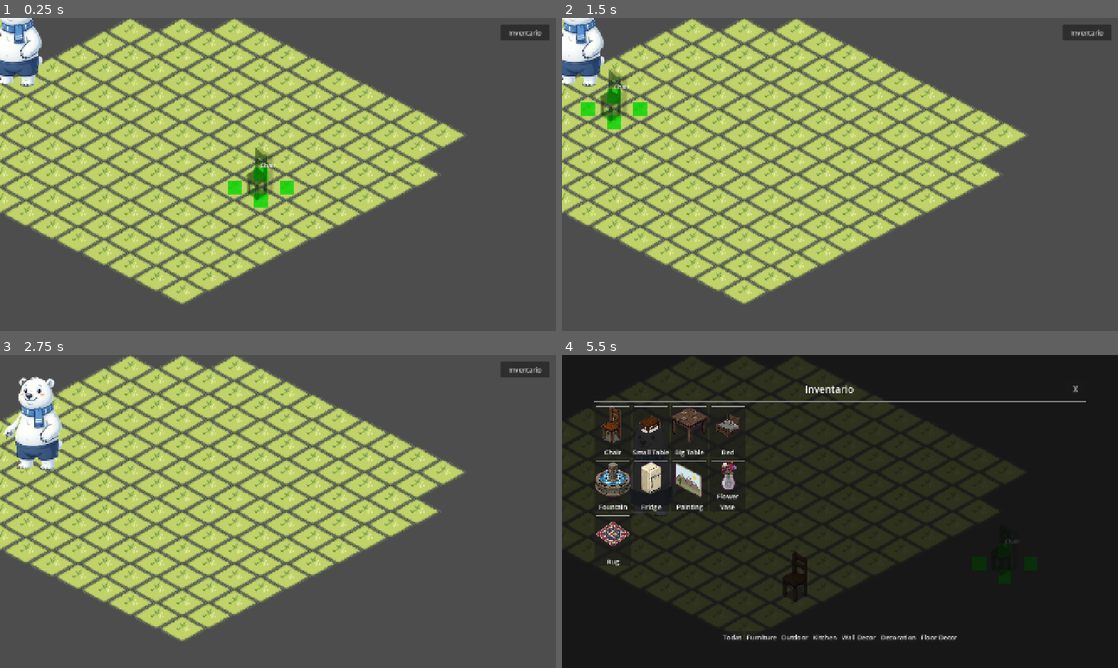
Above: before the commit, frames 1-4 (two rows, left to right).
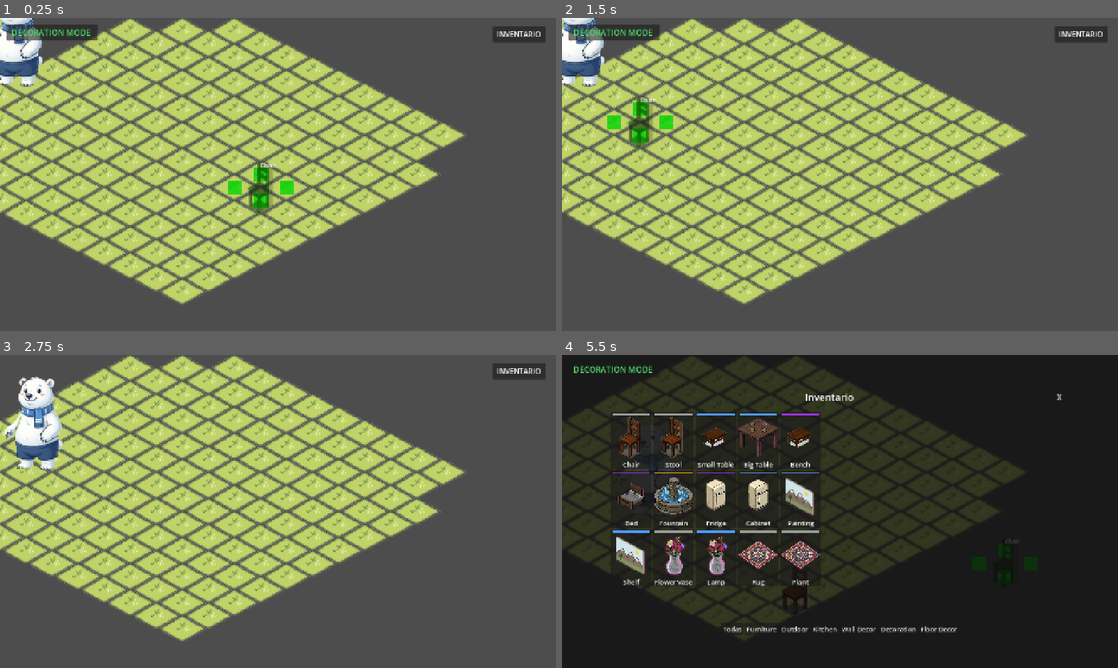
Above: after the commit, the same moments.

Repository: FernandoBATY/Polarv
Game: Godot game, scene res://scenes/world/game.tscn
Same seed, same stepped clock (60 frames per second), same inputs: the game is played once before the commit and once after it.
Inputs (mouse positions are in pixels of both pictures, inside the frame that each line leads up to; where the layout moved, square brackets give the same spot in the first picture):
- Up to frame 1 (0.25 s): no input
- Up to frame 2 (1.5 s): click "Inventario" (after the commit: "INVENTARIO") at 0.5 s; click (628, 102) [612, 93] at 1.25 s
- Up to frame 3 (2.75 s): tap Enter at 2 s; move the mouse to (400, 495) at 2.02 s; hold D from 2.03 s (still down); tap Delete at 2.1 s; click (400, 495) at 2.17 s; tap Backspace at 2.3 s
- Up to frame 4 (5.5 s): move the mouse to (728, 527) at 2.77 s; release D at 2.78 s; tap Backspace at 2.85, 3.8, 4.35, 5.3 s; click (728, 527) at 2.92 s; tap Delete at 3.05, 3.6, 4.55 s; move the mouse to (895, 442) at 3.52 s; hold D 3.53-5.03 s; click (895, 442) at 3.67 s; tap Space at 4.25 s; move the mouse to (812, 574) at 4.27 s; click (812, 574) at 4.42 s; tap Enter at 5 s; move the mouse to (1006, 558) at 5.02 s; tap I at 5.1 s; click (1006, 558) at 5.17 s

The runs differ from the first frame. In frame 1, 1.6% of the frame differs, in the area x 1-99%, y 2-63%; in frame 2, 2.3%; in frame 3, 0.3%; in frame 4, 10%, in the area x 2-95%, y 3-92%.

Commit message:
polish: more furniture entries, visual feedback, HUD, UI theming, sprite centering

Diff:
--- a/scenes/ui/FurnitureSlot.tscn
+++ b/scenes/ui/FurnitureSlot.tscn
@@ -3,16 +3,17 @@
 [ext_resource type="Script" uid="uid://bepitqiy2ji2l" path="res://scripts/ui/FurnitureSlot.gd" id="1_t5154"]
 
 [node name="FurnitureSlot" type="Button"]
-custom_minimum_size = Vector2(90, 130)
+custom_minimum_size = Vector2(100, 140)
 offset_right = 8.0
 offset_bottom = 8.0
+mouse_default_cursor_shape = 2
 script = ExtResource("1_t5154")
 
 [node name="RarityBar" type="ColorRect" parent="."]
 layout_mode = 0
 offset_left = 4.0
 offset_top = 4.0
-offset_right = 86.0
+offset_right = 96.0
 offset_bottom = 8.0
 color = Color(0.6, 0.6, 0.6, 1)
 mouse_filter = 2
@@ -23,11 +24,12 @@
 anchor_bottom = 1.0
 grow_horizontal = 2
 grow_vertical = 2
+offset_top = 12.0
 mouse_filter = 2
 
 [node name="Icon" type="TextureRect" parent="VBoxContainer"]
 layout_mode = 2
-custom_minimum_size = Vector2(64, 48)
+custom_minimum_size = Vector2(72, 54)
 size_flags_horizontal = 3
 size_flags_vertical = 3
 expand_mode = 1
--- /dev/null
+++ b/scenes/ui/HUD.tscn
@@ -0,0 +1,36 @@
+[gd_scene format=4]
+
+[ext_resource type="Script" path="res://scripts/ui/HUD.gd" id="1_vbxg2"]
+
+[node name="HUD" type="CanvasLayer" unique_id=196624557]
+script = ExtResource("1_vbxg2")
+
+[node name="DecoModePanel" type="Panel" parent="." unique_id=482285760]
+offset_left = 16.0
+offset_top = 16.0
+offset_right = 240.0
+offset_bottom = 56.0
+
+[node name="MarginContainer" type="MarginContainer" parent="DecoModePanel" unique_id=1977450800]
+layout_mode = 0
+anchor_right = 1.0
+anchor_bottom = 1.0
+offset_left = 12.0
+offset_top = 4.0
+offset_right = -12.0
+offset_bottom = -4.0
+grow_horizontal = 2
+grow_vertical = 2
+
+[node name="VBoxContainer" type="VBoxContainer" parent="DecoModePanel/MarginContainer" unique_id=990288141]
+layout_mode = 2
+size_flags_horizontal = 3
+size_flags_vertical = 3
+
+[node name="DecoLabel" type="Label" parent="DecoModePanel/MarginContainer/VBoxContainer" unique_id=1140087504]
+layout_mode = 2
+size_flags_horizontal = 3
+theme_override_font_sizes/font_size = 20
+horizontal_alignment = 0
+vertical_alignment = 1
+custom_minimum_size = Vector2(0, 30)
--- a/scenes/ui/InventoryUI.tscn
+++ b/scenes/ui/InventoryUI.tscn
@@ -7,12 +7,13 @@
 script = ExtResource("1_p0ay3")
 
 [node name="InventoryButton" type="Button" parent="."]
-offset_left = 1230.0
-offset_top = 16.0
-offset_right = 1350.0
-offset_bottom = 56.0
-theme_override_font_sizes/font_size = 16
-text = "Inventario"
+offset_left = 1210.0
+offset_top = 20.0
+offset_right = 1340.0
+offset_bottom = 60.0
+theme_override_font_sizes/font_size = 18
+theme_override_colors/font_color = Color(1, 1, 1, 1)
+text = "INVENTARIO"
 
 [node name="WindowBase" parent="." instance=ExtResource("2_2sc5v")]
 
@@ -29,4 +30,4 @@
 [node name="GridContainer" type="GridContainer" parent="WindowBase/WindowMargin/VBoxContainer/ContentContainer/ScrollContainer"]
 layout_mode = 2
 size_flags_horizontal = 3
-columns = 4
+columns = 5
--- a/scenes/ui/WindowBase.tscn
+++ b/scenes/ui/WindowBase.tscn
@@ -10,6 +10,7 @@
 grow_vertical = 2
 visible = false
 mouse_filter = 2
+color = Color(0.15, 0.1, 0.07, 0.95)
 script = ExtResource("1_yx4iw")
 
 [node name="Backdrop" type="ColorRect" parent="."]
@@ -18,7 +19,7 @@
 anchor_bottom = 1.0
 grow_horizontal = 2
 grow_vertical = 2
-color = Color(0, 0, 0, 0.5)
+color = Color(0, 0, 0, 0.45)
 mouse_filter = 1
 
 [node name="WindowMargin" type="MarginContainer" parent="."]
@@ -27,10 +28,10 @@
 anchor_bottom = 1.0
 grow_horizontal = 2
 grow_vertical = 2
-offset_left = 80.0
-offset_top = 60.0
-offset_right = -80.0
-offset_bottom = -60.0
+offset_left = 120.0
+offset_top = 80.0
+offset_right = -120.0
+offset_bottom = -80.0
 
 [node name="VBoxContainer" type="VBoxContainer" parent="WindowMargin"]
 layout_mode = 2
--- a/scenes/world/game.tscn
+++ b/scenes/world/game.tscn
@@ -19,6 +19,7 @@
 [ext_resource type="Script" path="res://scripts/world/SelectionManager.gd" id="13_7frqr"]
 [ext_resource type="Script" path="res://scripts/world/DecorationController.gd" id="15_2jpxh"]
 [ext_resource type="Script" path="res://scripts/ui/InventoryUI.gd" id="19_f1140"]
+[ext_resource type="PackedScene" path="res://scenes/ui/HUD.tscn" id="20_ghd8"]
 
 [sub_resource type="TileSetAtlasSource" id="TileSetAtlasSource_h30v7"]
 texture = ExtResource("2_r5nxa")
@@ -93,3 +94,5 @@
 
 [node name="InventoryUI" type="CanvasLayer" parent="." unique_id=614879984 instance=ExtResource("7_3gx7t")]
 script = ExtResource("19_f1140")
+
+[node name="HUD" parent="." instance=ExtResource("20_ghd8")]
--- a/scripts/FurnitureDatabase.gd
+++ b/scripts/FurnitureDatabase.gd
@@ -7,6 +7,18 @@
 		"size": Vector2i(2, 2),
 		"category": "furniture",
 		"layer": "furniture",
+		"rarity": "COMMON",
+		"provides_surface": false,
+		"blocks_movement": true,
+		"front_texture": "res://assets/furniture/chair_2x2_front.png",
+		"back_texture": "res://assets/furniture/chair_2x2_back.png"
+	},
+	"stool_2x2": {
+		"display_name": "Stool",
+		"size": Vector2i(2, 2),
+		"category": "furniture",
+		"layer": "furniture",
+		"rarity": "COMMON",
 		"provides_surface": false,
 		"blocks_movement": true,
 		"front_texture": "res://assets/furniture/chair_2x2_front.png",
@@ -17,6 +29,7 @@
 		"size": Vector2i(4, 2),
 		"category": "furniture",
 		"layer": "furniture",
+		"rarity": "RARE",
 		"provides_surface": true,
 		"blocks_movement": true,
 		"front_texture": "res://assets/furniture/table_4x2_front.png",
@@ -27,16 +40,29 @@
 		"size": Vector2i(4, 4),
 		"category": "furniture",
 		"layer": "furniture",
+		"rarity": "RARE",
 		"provides_surface": true,
 		"blocks_movement": true,
 		"front_texture": "res://assets/furniture/table_4x4_front.png",
 		"back_texture": "res://assets/furniture/table_4x4_back.png"
+	},
+	"bench_4x2": {
+		"display_name": "Bench",
+		"size": Vector2i(4, 2),
+		"category": "furniture",
+		"layer": "furniture",
+		"rarity": "EPIC",
+		"provides_surface": false,
+		"blocks_movement": true,
+		"front_texture": "res://assets/furniture/table_4x2_front.png",
+		"back_texture": "res://assets/furniture/table_4x2_back.png"
 	},
 	"bed_6x4": {
 		"display_name": "Bed",
 		"size": Vector2i(6, 4),
 		"category": "furniture",
 		"layer": "furniture",
+		"rarity": "EPIC",
 		"provides_surface": false,
 		"blocks_movement": true,
 		"front_texture": "res://assets/furniture/bed_6x4_front.png",
@@ -47,6 +73,7 @@
 		"size": Vector2i(6, 6),
 		"category": "outdoor",
 		"layer": "furniture",
+		"rarity": "LEGENDARY",
 		"provides_surface": false,
 		"blocks_movement": true,
 		"front_texture": "res://assets/furniture/fountain_6x6_front.png",
@@ -57,26 +84,62 @@
 		"size": Vector2i(2, 4),
 		"category": "kitchen",
 		"layer": "furniture",
+		"rarity": "EPIC",
 		"provides_surface": false,
 		"blocks_movement": true,
 		"front_texture": "res://assets/furniture/fridge_2x4_front.png",
 		"back_texture": "res://assets/furniture/fridge_2x4_back.png"
 	},
+	"cabinet_2x4": {
+		"display_name": "Cabinet",
+		"size": Vector2i(2, 4),
+		"category": "kitchen",
+		"layer": "furniture",
+		"rarity": "RARE",
+		"provides_surface": true,
+		"blocks_movement": true,
+		"front_texture": "res://assets/furniture/fridge_2x4_front.png",
+		"back_texture": "res://assets/furniture/fridge_2x4_back.png"
+	},
 	"painting_2x2": {
 		"display_name": "Painting",
 		"size": Vector2i(2, 2),
 		"category": "wall_decor",
 		"layer": "wall",
+		"rarity": "RARE",
 		"provides_surface": false,
 		"blocks_movement": false,
 		"front_texture": "res://assets/furniture/painting_2x2_front.png",
 		"back_texture": "res://assets/furniture/painting_2x2_back.png"
 	},
+	"shelf_2x2": {
+		"display_name": "Shelf",
+		"size": Vector2i(2, 2),
+		"category": "wall_decor",
+		"layer": "wall",
+		"rarity": "RARE",
+		"provides_surface": true,
+		"blocks_movement": false,
+		"front_texture": "res://assets/furniture/painting_2x2_front.png",
+		"back_texture": "res://assets/furniture/painting_2x2_back.png"
+	},
 	"flower_vase_2x2": {
 		"display_name": "Flower Vase",
 		"size": Vector2i(2, 2),
 		"category": "decoration",
 		"layer": "surface",
+		"rarity": "COMMON",
+		"provides_surface": false,
+		"blocks_movement": false,
+		"front_texture": "res://assets/furniture/flower_vase_2x2_front.png",
+		"back_texture": "res://assets/furniture/flower_vase_2x2_back.png"
+	},
+	"lamp_2x2": {
+		"display_name": "Lamp",
+		"size": Vector2i(2, 2),
+		"category": "decoration",
+		"layer": "surface",
+		"rarity": "RARE",
 		"provides_surface": false,
 		"blocks_movement": false,
 		"front_texture": "res://assets/furniture/flower_vase_2x2_front.png",
@@ -87,8 +150,20 @@
 		"size": Vector2i(4, 4),
 		"category": "floor_decor",
 		"layer": "floor",
-		"provides_surface": false,
-		"blocks_movement": false,
+		"rarity": "COMMON",
+		"provides_surface": false,
+		"blocks_movement": false,
+		"front_texture": "res://assets/furniture/rug_4x4_front.png",
+		"back_texture": "res://assets/furniture/rug_4x4_back.png"
+	},
+	"plant_4x4": {
+		"display_name": "Plant",
+		"size": Vector2i(4, 4),
+		"category": "outdoor",
+		"layer": "furniture",
+		"rarity": "COMMON",
+		"provides_surface": false,
+		"blocks_movement": true,
 		"front_texture": "res://assets/furniture/rug_4x4_front.png",
 		"back_texture": "res://assets/furniture/rug_4x4_back.png"
 	}
--- a/scripts/furniture/FurnitureItem.gd
+++ b/scripts/furniture/FurnitureItem.gd
@@ -29,6 +29,14 @@
 
 	z_index = int(global_position.y)
 
+	_play_place_animation()
+
+
+func _play_place_animation() -> void:
+	scale = Vector2(0.01, 0.01)
+	var tween: Tween = create_tween().set_trans(Tween.TRANS_BACK).set_ease(Tween.EASE_OUT)
+	tween.tween_property(self, "scale", Vector2.ONE, 0.2)
+
 
 func apply_visual_direction() -> void:
 	var sprite := $Sprite2D as Sprite2D
@@ -51,6 +59,11 @@
 
 		270:
 			sprite.flip_h = true
+
+	var rotated_size: Vector2i = grid_size
+	if rotation_degrees_data == 90 or rotation_degrees_data == 270:
+		rotated_size = Vector2i(grid_size.y, grid_size.x)
+	sprite.position = IsoGrid.get_footprint_center(rotated_size)
 
 
 func set_selected(value: bool) -> void:
@@ -86,3 +99,9 @@
 		"size_y": grid_size.y,
 		"rotation": rotation_degrees_data
 	}
+
+
+func play_delete_animation() -> void:
+	var tween: Tween = create_tween().set_trans(Tween.TRANS_BACK).set_ease(Tween.EASE_IN)
+	tween.tween_property(self, "scale", Vector2(0.01, 0.01), 0.15)
+	tween.tween_callback(queue_free)
--- /dev/null
+++ b/scripts/ui/HUD.gd
@@ -0,0 +1,14 @@
+extends CanvasLayer
+class_name HUD
+
+@onready var deco_mode_panel: Panel = $DecoModePanel
+@onready var deco_label: Label = $DecoModePanel/MarginContainer/VBoxContainer/DecoLabel
+
+func _ready() -> void:
+	set_deco_mode(false)
+
+func set_deco_mode(active: bool) -> void:
+	deco_mode_panel.visible = active
+	if active:
+		deco_label.text = "DECORATION MODE"
+		deco_label.add_theme_color_override("font_color", Color(0.3, 0.85, 0.4))
--- a/scripts/world/DecorationController.gd
+++ b/scripts/world/DecorationController.gd
@@ -46,7 +46,6 @@
 	preview_shadow.z_index = -10
 	preview_shadow.modulate = Color(0, 0, 0, 0.2)
 	furniture_preview.add_child(preview_shadow)
-	preview_shadow.position = Vector2(4, -2)
 
 
 func select_furniture(furniture_id: String) -> void:
@@ -88,9 +87,11 @@
 	if not is_rotating:
 		preview_sprite.texture = FurnitureDatabase.get_texture_for_rotation(preview_id, preview_rotation)
 		preview_sprite.flip_h = preview_rotation == 180 or preview_rotation == 270
+		preview_sprite.position = IsoGrid.get_footprint_center(rotated_size)
 		if preview_shadow:
 			preview_shadow.texture = preview_sprite.texture
 			preview_shadow.flip_h = preview_sprite.flip_h
+			preview_shadow.position = preview_sprite.position + Vector2(4, -2)
 	preview_sprite.modulate = Color(0, 1, 0, 0.5) if preview_valid else Color(1, 0, 0, 0.5)
 
 	var name_label := furniture_preview.get_node_or_null("NameLabel") as Label
--- a/scripts/world/Game.gd
+++ b/scripts/world/Game.gd
@@ -18,6 +18,7 @@
 @onready var navigation_manager = $NavigationManager
 @onready var selection_manager = $SelectionManager
 @onready var decoration_controller = $DecorationController
+@onready var hud: HUD = $HUD
 
 
 func _ready() -> void:
@@ -82,6 +83,8 @@
 			inventory_ui.close()
 
 	print("DECORATION MODE: ", decoration_mode)
+	if hud:
+		hud.set_deco_mode(decoration_mode)
 
 
 func update_grid_debug() -> void:
@@ -200,14 +203,22 @@
 		print("NO HAY MUEBLE SELECCIONADO")
 		return
 
+	var furniture = selection_manager.selected_furniture
+
 	if selection_manager.is_moving:
 		selection_manager.is_moving = false
 	else:
-		occupancy_manager.free_furniture_cells(selection_manager.selected_furniture)
-
-	print("MUEBLE BORRADO: ", selection_manager.selected_furniture.item_id)
-	selection_manager.selected_furniture.queue_free()
+		occupancy_manager.free_furniture_cells(furniture)
+
 	selection_manager.selected_furniture = null
 	decoration_controller.clear_selected_cells()
+
+	print("MUEBLE BORRADO: ", furniture.item_id)
+
+	if furniture.has_method("play_delete_animation"):
+		furniture.play_delete_animation()
+	else:
+		furniture.queue_free()
+
 	navigation_manager.rebuild_blockers(furniture_root)
 	save_manager.save_decorations(save_manager.collect_save_data(furniture_root))
--- a/scripts/world/IsoGrid.gd
+++ b/scripts/world/IsoGrid.gd
@@ -21,3 +21,9 @@
 	var gy := (world_position.y / HALF_HEIGHT - world_position.x / HALF_WIDTH) / 2.0
 
 	return Vector2i(roundi(gx), roundi(gy))
+
+static func get_footprint_center(size: Vector2i) -> Vector2:
+	return Vector2(
+		(size.x - size.y) * 32,
+		(size.x + size.y - 2) * 16
+	)
Not shown, removed: scripts/FurnitureDatabase.gd.uid
Not shown, removed: scripts/furniture/FurnitureItem.gd.uid
Not shown, removed: scripts/scriptplayer.gd.uid
Not shown, removed: scripts/ui/FurnitureSlot.gd.uid
Not shown, removed: scripts/ui/InventoryUI.gd.uid
Not shown, removed: scripts/ui/UIRoot.gd.uid
Not shown, removed: scripts/ui/WindowBase.gd.uid
Not shown, removed: scripts/world/IsoGrid.gd.uid
